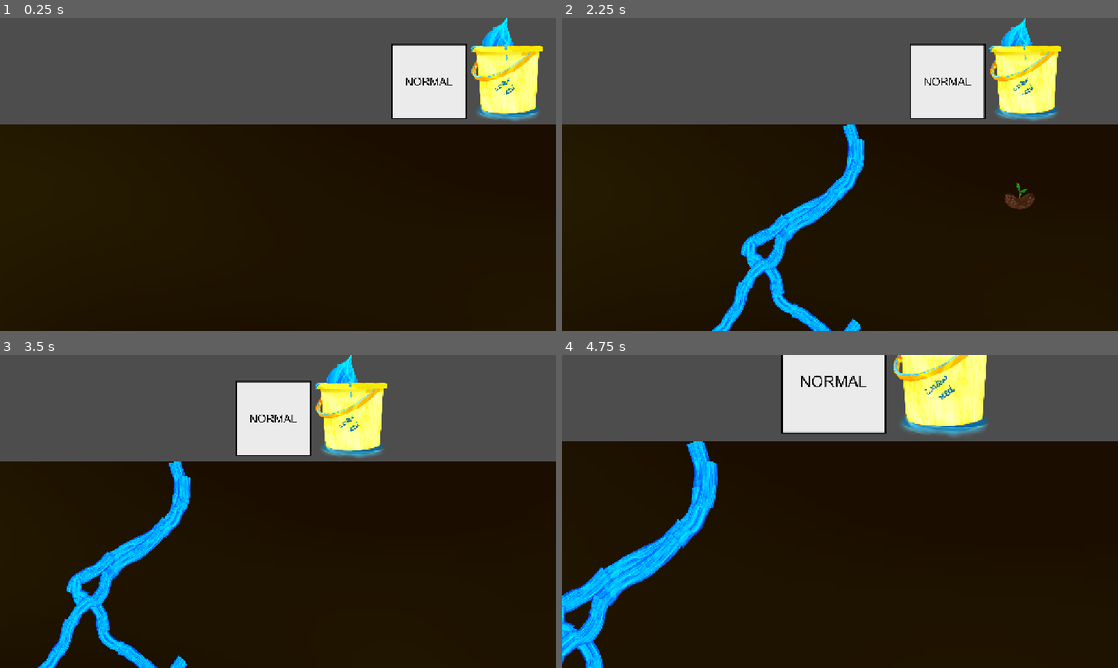
Above: before the commit, frames 1-4 (two rows, left to right).
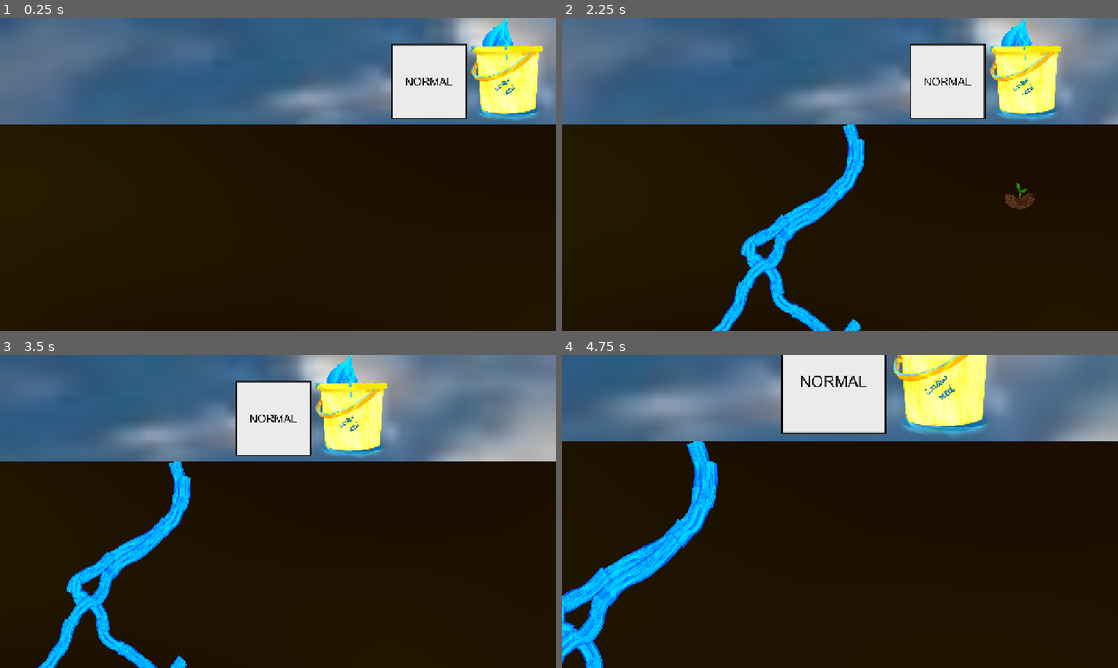
Above: after the commit, the same moments.

Repository: rootless-af/project-root
Game: Godot game, scene res://scenes/root_testbed.tscn
Same seed, same stepped clock (60 frames per second), same inputs: the game is played once before the commit and once after it. This scene is started directly instead of the project's main scene.
Inputs (mouse positions are in pixels of both pictures, inside the frame that each line leads up to):
- Up to frame 1 (0.25 s): no input
- Up to frame 2 (2.25 s): tap Enter at 0.5 s; drag from (1067, 80) to (895, 105) at 0.52 s; drag from (990, 80) to (1062, 133) at 1.27 s; move the mouse to (1062, 149) at 2.02 s; hold D (camera_right) from 2.03 s (still down); click (1062, 149) at 2.17 s
- Up to frame 3 (3.5 s): release D (camera_right) at 2.75 s; drag from (250, 574) to (355, 417) at 2.77 s
- Up to frame 4 (4.75 s): tap Space at 3.5 s; move the mouse to (1006, 558) at 3.52 s; hold Mouse wheel up (camera_zoom_in) 3.53-4.25 s; click (1006, 558) at 3.67 s; tap Enter at 4.25 s; drag from (673, 464) to (834, 380) at 4.27 s

The runs differ from the first frame. In frame 1, 28% of the frame differs, in the area x 0-100%, y 0-34%; in frame 2, 28%; in frame 3, 28%; in frame 4, 19%.

Commit message:
really cool sky texture

Diff:
--- a/scenes/root_testbed.tscn
+++ b/scenes/root_testbed.tscn
@@ -1,5 +1,6 @@
 [gd_scene format=3 uid="uid://dliby6xgc5o06"]
 
+[ext_resource type="Texture2D" uid="uid://bk7cw2giy0f8h" path="res://assets/textures/prototype_textures/sky-background-sky-and-clouds-background-1313033389.jpg" id="1_n0icb"]
 [ext_resource type="PackedScene" uid="uid://3kk5tnl4ya4j" path="res://prefabs/viewport_camera.tscn" id="1_u0w26"]
 [ext_resource type="PackedScene" uid="uid://d1pn0awo34ut7" path="res://prefabs/root.tscn" id="2_4bjpm"]
 [ext_resource type="PackedScene" uid="uid://bweklfylimun5" path="res://prefabs/bucket.tscn" id="4_n0icb"]
@@ -25,6 +26,11 @@
 size = Vector2(34739, 39.5)
 
 [node name="RootTestbed" type="Node2D" unique_id=1355742889]
+
+[node name="SkyBackgroundSkyAndCloudsBackground1313033389" type="Sprite2D" parent="." unique_id=1471652262]
+position = Vector2(1467.0005, -1854.0001)
+scale = Vector2(24.391113, 14.884165)
+texture = ExtResource("1_n0icb")
 
 [node name="ViewportCamera" parent="." unique_id=1012732459 instance=ExtResource("1_u0w26")]
 position = Vector2(640, 360)
Binary file added: assets/textures/prototype_textures/sky-background-sky-and-clouds-background-1313033389.jpg
Not shown, added: assets/textures/prototype_textures/sky-background-sky-and-clouds-background-1313033389.jpg.import
Not shown, changed: assets/textures/.DS_Store
Not shown, changed: assets/textures/prototype_textures/seed_store_panel_proto.af~lock~
